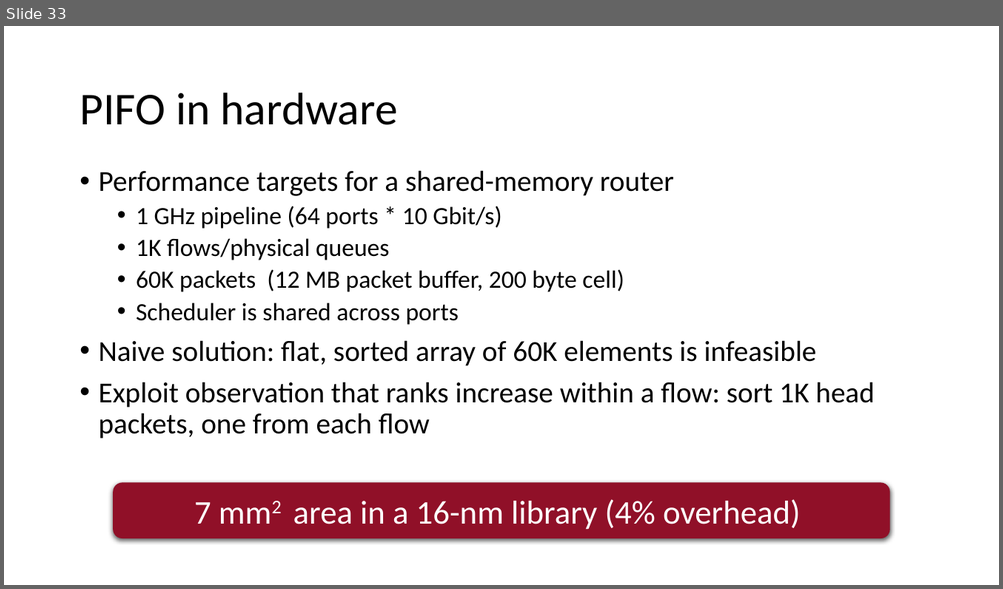
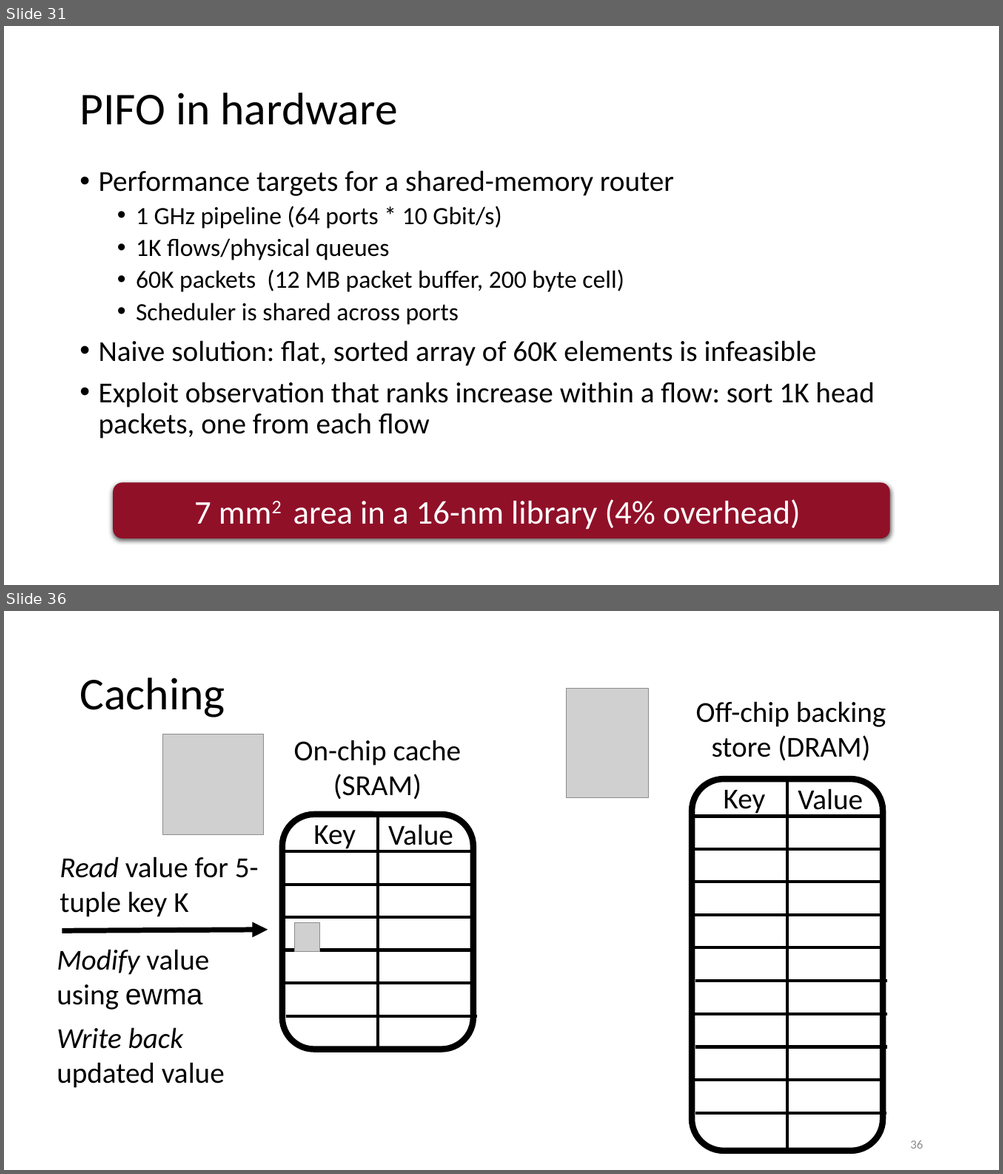
Before and after one commit to anirudhSK/pifo-domino-marple-ppts, a slide deck: uw_talk.pptx. Shown one above the other, each under a label of ours: slide 33 before the commit, slides 31 and 36 after it; the slides between them are not shown. The pictures are 1003x589 and 1003x1174 pixels, drawn with LibreOffice and Linux fonts; fonts in the diff are those of the drawing; grey boxes stand for pictures. Boxes give left, top, right and bottom in pixels: in the first picture for what was removed or moved away, otherwise in the second. Text is boxed around its words. In the diff, an @@ line names an element or a change of style, - is before the commit and + after.

```diff
--- a/uw_talk.pptx
+++ b/uw_talk.pptx
@@ slide 36 added at bbox=[4, 611, 999, 1170], background #FFFFFF @@
@@ title added at bbox=[79, 678, 225, 718], 44 pt, text #000000 @@
+Caching
@@ picture added at bbox=[566, 689, 649, 798] @@
@@ text added at bbox=[696, 701, 886, 761], 28 pt, text #000000 @@
+Off-chip backing store (DRAM)
@@ picture added at bbox=[163, 734, 264, 834] @@
@@ text added at bbox=[294, 740, 461, 800], 28 pt, text #000000 @@
+On-chip cache (SRAM)
@@ group added at bbox=[691, 779, 887, 1151]: 12 lines, 2 texts, 1 rounded rectangle @@
+Key
+Value
@@ text added at bbox=[60, 857, 259, 917], 28 pt, text #000000 @@
+Read value for 5-tuple key K
@@ arrow added from (62, 931) to (267, 930), #000000 5 pt @@
@@ picture added at bbox=[294, 923, 319, 952] @@
@@ text added at bbox=[57, 949, 209, 1010], 28 pt, text #000000 @@
+Modify value using ewma
@@ text added at bbox=[57, 1028, 225, 1088], 28 pt, text #000000 @@
+Write back updated value
@@ group added at bbox=[282, 815, 477, 1050]: 7 lines, 2 texts, 1 rounded rectangle @@
+Key
+Value
@@ page number added at bbox=[910, 1141, 922, 1149], 12 pt, text #8C8C8C @@
+36
@@ what was slide 33 is now slide 31 @@
```
Also in this commit, not shown: 5 slides changed, 20 other slides added, 2 slides removed.
